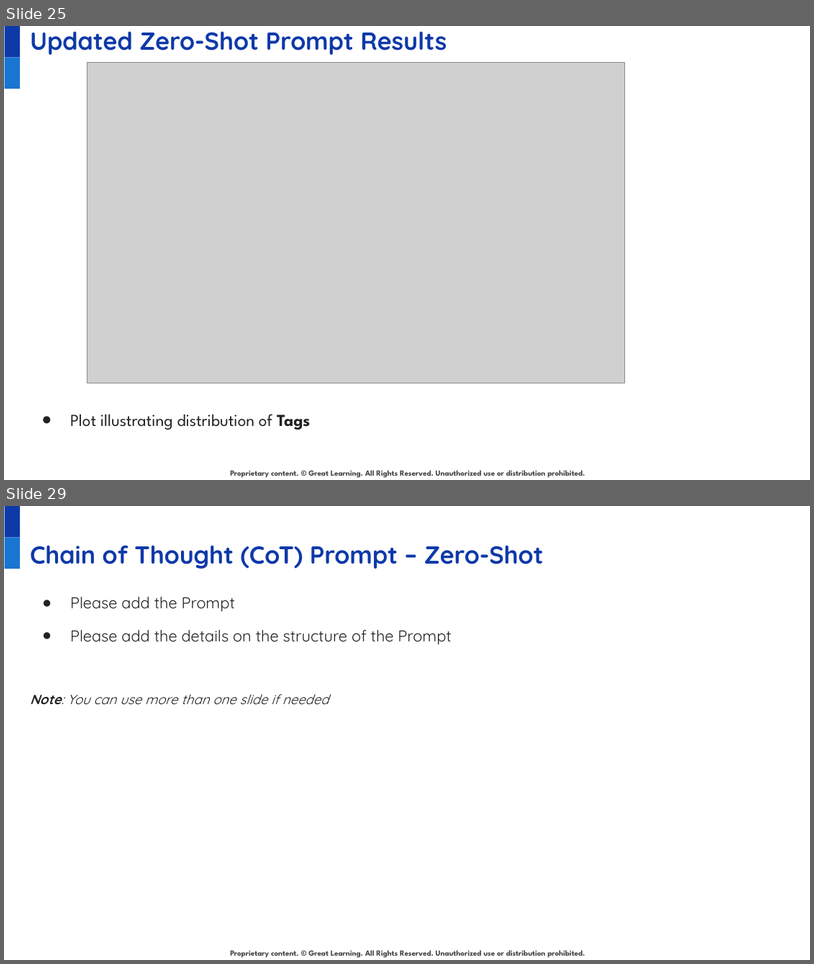
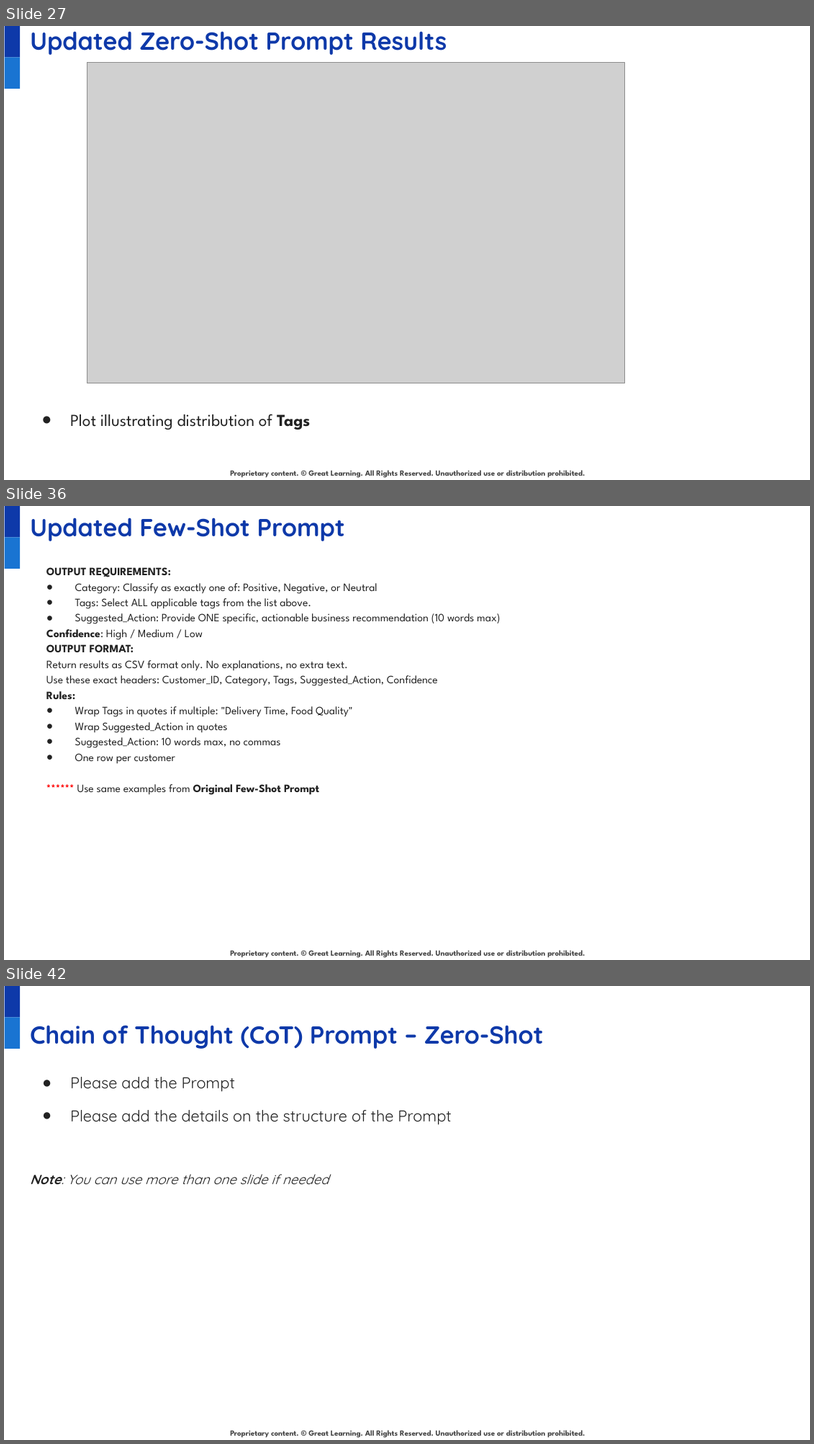
Before and after one commit to juanbucz/GreatLearning-TermProjects, a slide deck: GenAI-Powered Food Delivery Sentiment Analysis/Project Presentation - Business Applications of GenAI - John Buczkowski.pptx. Shown one above the other, each under a label of ours: slides 25 and 29 before the commit, slides 27, 36 and 42 after it; the slides between them are not shown. The pictures are 814x964 and 814x1444 pixels, drawn with LibreOffice and Linux fonts; fonts in the diff are those of the drawing; grey boxes stand for pictures; background and template pictures are left out. Boxes give left, top, right and bottom in pixels: in the first picture for what was removed or moved away, otherwise in the second. Text is boxed around its words. In the diff, an @@ line names an element or a change of style, - is before the commit and + after.

Commit message:
GenAI - Food Delivery Sentiment Analysis - Few-Shot Prompt models and analysis.

```diff
--- a/GenAI-Powered Food Delivery Sentiment Analysis/Project Presentation - Business Applications of GenAI - John Buczkowski.pptx
+++ b/GenAI-Powered Food Delivery Sentiment Analysis/Project Presentation - Business Applications of GenAI - John Buczkowski.pptx
@@ slide 36 added at [4,506,810,960], background #FFFFFF; not listed: 3 template elements that a slide beside it also shows @@
@@ title added at [30,518,345,541], 22 pt, text #0E39A9, bold @@
+Updated Few-Shot Prompt
@@ text added at [46,567,500,795], 10 pt, text #222222 @@
+OUTPUT REQUIREMENTS:
+● Category: Classify as exactly one of: Positive, Negative, or Neutral
+● Tags: Select ALL applicable tags from the list above.
+● Suggested_Action: Provide ONE specific, actionable business recommendation (10 words max)
+Confidence: High / Medium / Low
+OUTPUT FORMAT:
+Return results as CSV format only. No explanations, no extra text.
+Use these exact headers: Customer_ID, Category, Tags, Suggested_Action, Confidence
+Rules:
+● Wrap Tags in quotes if multiple: "Delivery Time, Food Quality"
+● Wrap Suggested_Action in quotes
+● Suggested_Action: 10 words max, no commas
+● One row per customer
+****** Use same examples from Original Few-Shot Prompt
@@ what was slide 25 is now slide 27 @@
@@ what was slide 29 is now slide 42 @@
```
Also in this commit, not shown: 3 slides changed, 17 other slides added, 3 slides removed, 3 other files.
